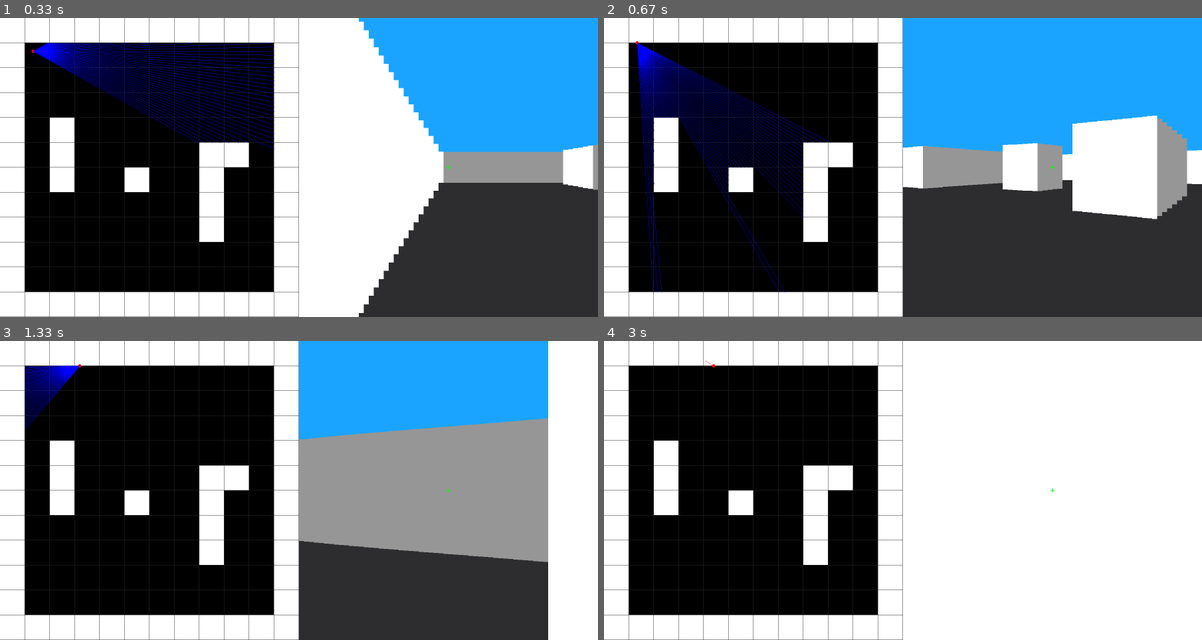
Above: before the commit, frames 1-4 (two rows, left to right).
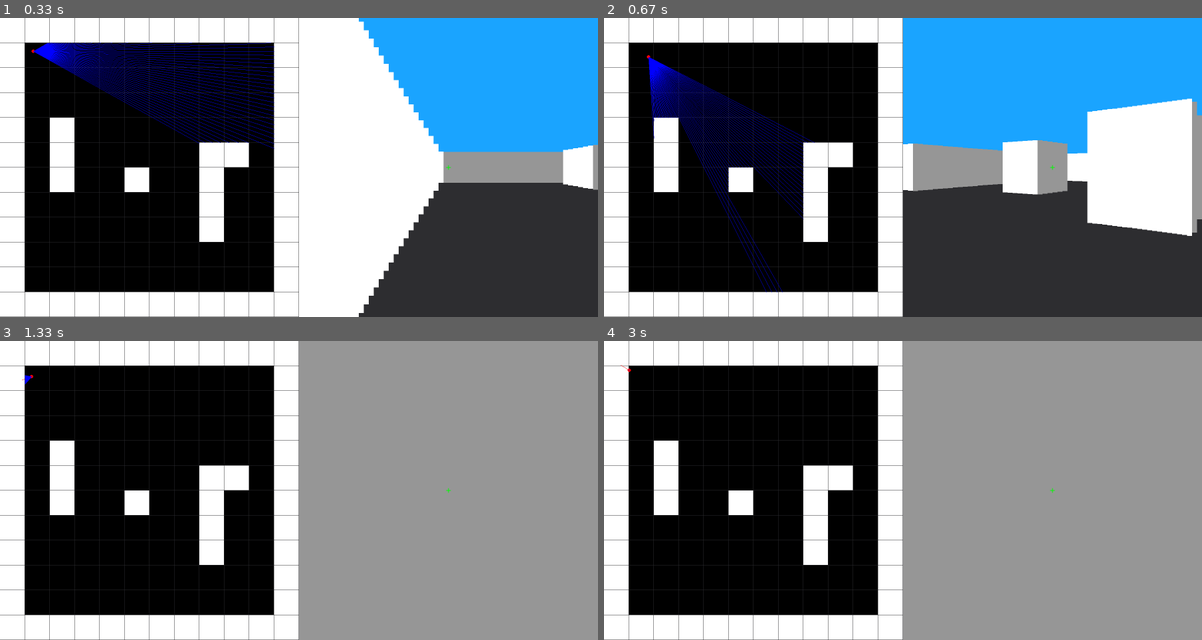
Above: after the commit, the same moments.

Repository: jauwyang/fps-game
Game: pygame game, started from app.py
Same seed, same stepped clock (60 frames per second), same inputs: the game is played once before the commit and once after it.
Inputs:
- Up to frame 1 (0.33 s): no input
- Up to frame 2 (0.67 s): hold W from 0.33 s (still down); hold Right from 0.33 s (still down)
- Up to frame 3 (1.33 s): release W at 0.8 s; release Right at 0.8 s; hold Shift 0.83-1.3 s; hold Right 0.83-1.3 s; hold D 0.83-1.3 s
- Up to frame 4 (3 s): hold Right 1.33-1.8 s; hold D 1.33-1.8 s; hold Right 1.83-2.3 s; hold D 1.83-2.3 s; hold Left 2.33-2.87 s; hold A 2.33-2.87 s; hold Left from 2.9 s (still down); hold A from 2.9 s (still down)

Frame 1 is identical in both runs. In frame 2, 9.8% of the frame differs, in the area x 5-100%, y 7-92%; in frame 3, 34%; in frame 4, 50%, in the area x 2-100%, y 0-100%.

Commit message:
updated player movement relative to the player's POV angle

Diff:
--- a/app.py
+++ b/app.py
@@ -3,6 +3,7 @@
 from map import Map
 import pygame
 import math
+from math_tools import Vector2D
 
 # ==== GLOBAL VARIABLES ====
 CLOCK = pygame.time.Clock()
@@ -63,15 +64,31 @@
 def keyboard_input(player, map):
     keys = pygame.key.get_pressed()
 
+    # Player movement
+    forward = 0
+    sideways = 0
+    speed_multiplier = 1
+    if keys[pygame.K_LSHIFT]:
+        speed_multiplier *= 2
     if keys[pygame.K_w]:
-        map.wall_collision(player, 0, -5)
+        forward = 2 * speed_multiplier
     if keys[pygame.K_s]:
-        map.wall_collision(player, 0, 5)
+        forward = -2
     if keys[pygame.K_a]:
-        map.wall_collision(player, -5, 0)
+        sideways = 2
     if keys[pygame.K_d]:
-        map.wall_collision(player, 5, 0)
+        sideways = -2
+    sideways_angle = player.heading - math.pi / 2
+    if sideways_angle < 0:
+        sideways_angle += 2 * math.pi
 
+    x_change = forward * math.cos(player.heading)
+    y_change = forward * math.sin(player.heading)
+    x_change += sideways * math.cos(sideways_angle)
+    y_change += sideways * math.sin(sideways_angle)
+    map.wall_collision(player, x_change, y_change)
+
+    # Player rotation
     if keys[pygame.K_LEFT]:
         player.rotate(-0.05)
     if keys[pygame.K_RIGHT]:
@@ -81,6 +98,7 @@
 def init():
     pygame.init()
     window = pygame.display.set_mode((WINDOW_WIDTH, WINDOW_HEIGHT))
+    pygame.key.set_repeat(1, 100)
 
     user = Player(100, 100, RED)
     game_map = Map(map)
